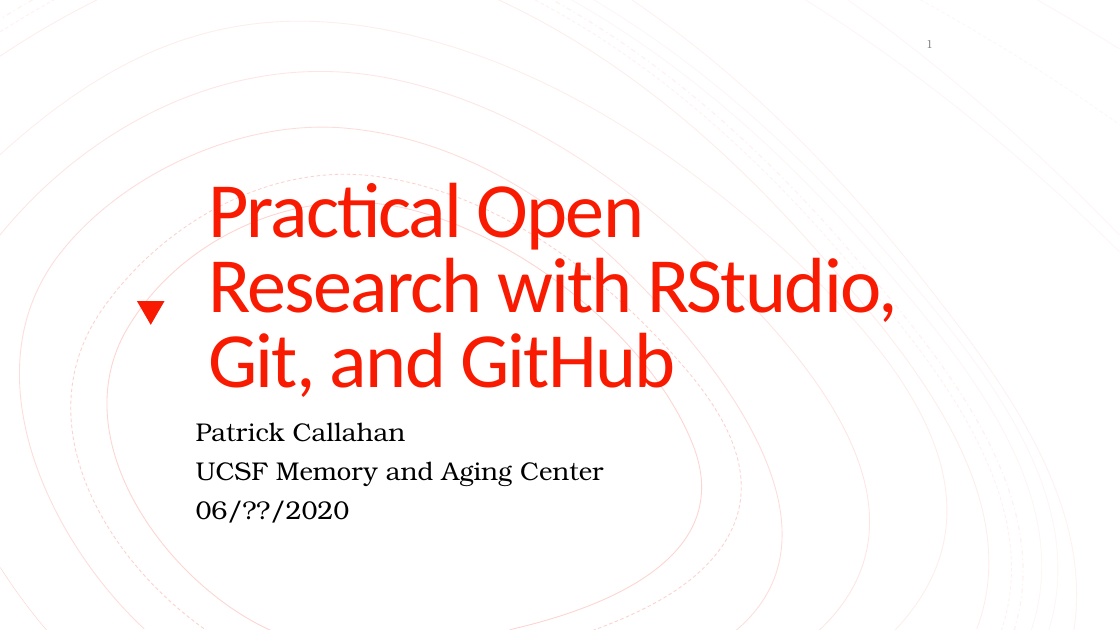
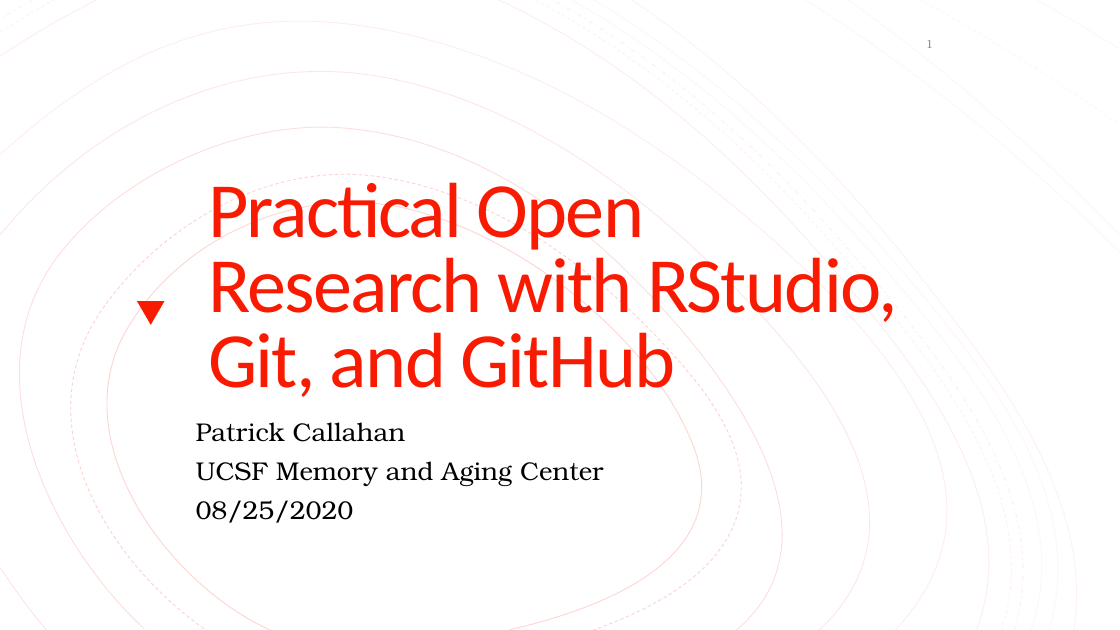
Before and after one commit to NeuroShepherd/R_Coding_Presentations, a slide deck: slide 1 of RStudio, Git, and Github/RStudio_Git_Github.pptx. Drawn at 1120x630 pixels with LibreOffice and Linux fonts; fonts in the diff are those of the drawing. Boxes give left, top, right and bottom in pixels: in the first picture for what was removed or moved away, otherwise in the second. Text is boxed around its words. In the diff, an @@ line names an element or a change of style, - is before the commit and + after.

```diff
--- a/RStudio, Git, and Github/RStudio_Git_Github.pptx
+++ b/RStudio, Git, and Github/RStudio_Git_Github.pptx
@@ subtitle at bbox=[196, 500, 354, 523]: text changed @@
-06/??/2020
+08/25/2020
```
Also in this commit, not shown: 6 other slides changed, 2 slides added.
